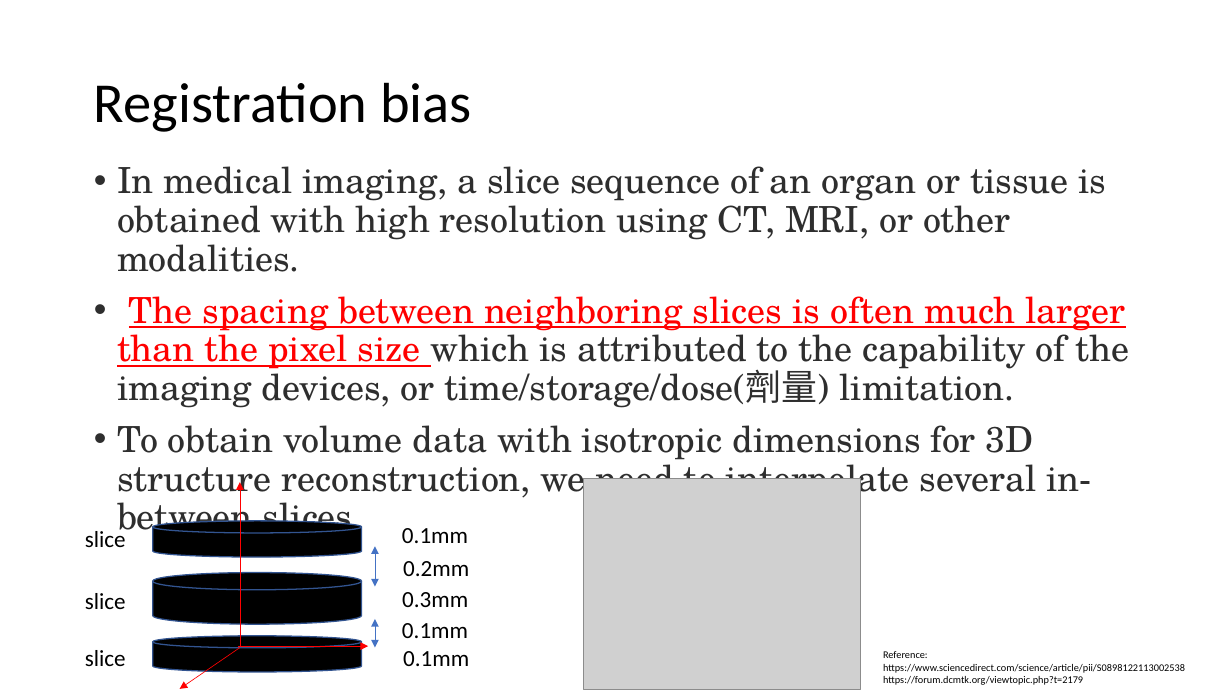
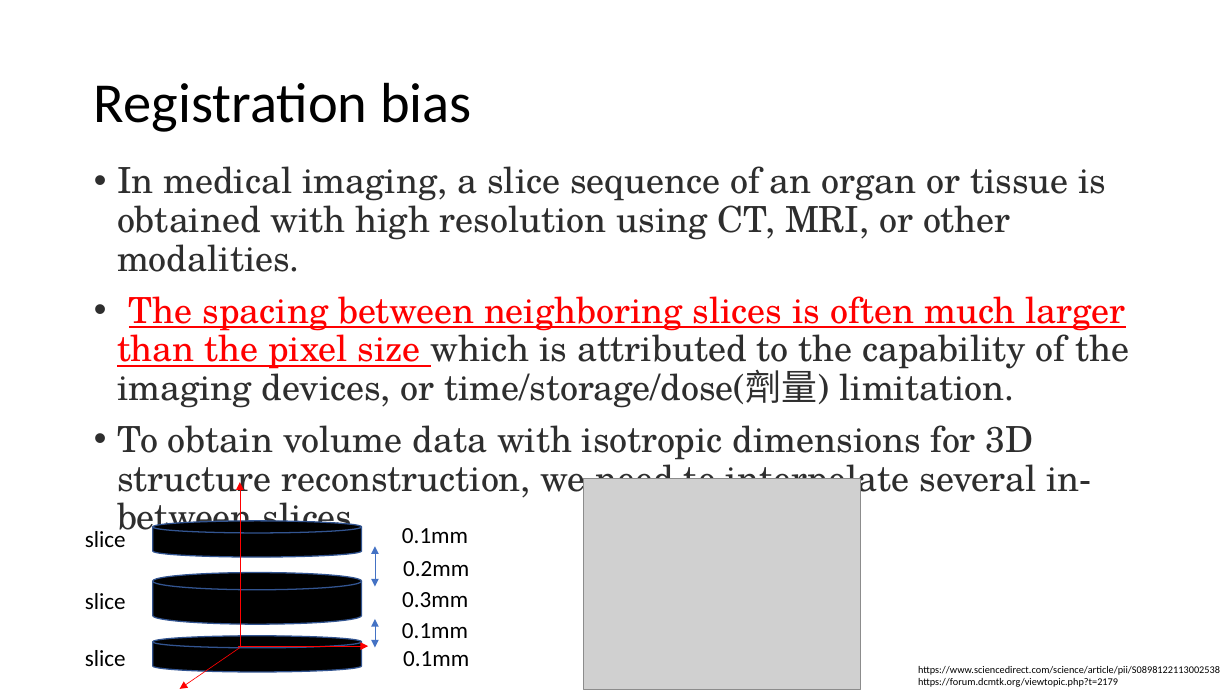
Before and after one commit to autotntfan/BIP, a slide deck: slide 13 of The insight toolkit image registration framework.pptx (slide 14 before the commit). Drawn at 1232x693 pixels with LibreOffice and Linux fonts; fonts in the diff are those of the drawing; grey boxes stand for pictures. Boxes give left, top, right and bottom in pixels: in the first picture for what was removed or moved away, otherwise in the second. Text is boxed around its words. In the diff, an @@ line names an element or a change of style, - is before the commit and + after.

```diff
--- a/The insight toolkit image registration framework.pptx
+++ b/The insight toolkit image registration framework.pptx
@@ text at box(883, 651, 928, 658): paragraph removed @@
-Reference:
@@ text "https://www.sciencedirect.com/science/article/pii/S089812211 ...": place and size @@
-text "https://www.sciencedirect.com/science/article/pii/S089812211 ..." at box(883, 651, 1185, 685)
+text "https://www.sciencedirect.com/science/article/pii/S089812211 ..." at box(918, 666, 1220, 687)
```
Also in this commit, not shown: 17 other slides changed, 1 slide added, 2 slides removed.
